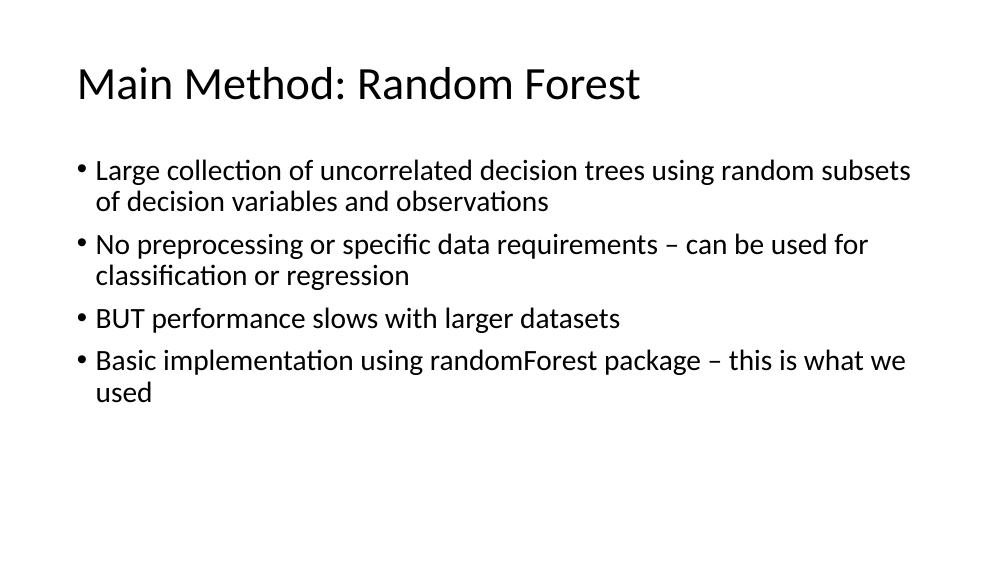
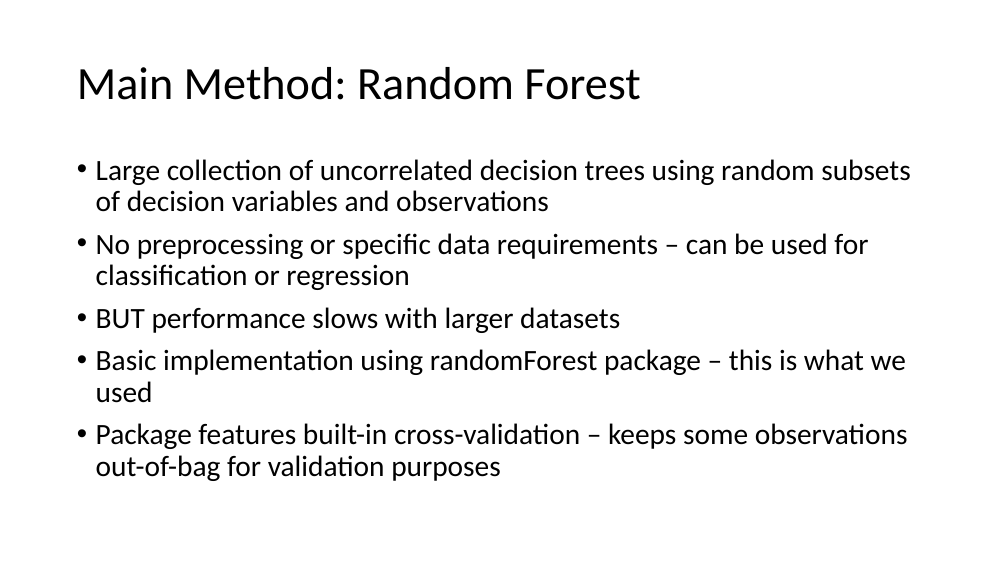
Before and after one commit to simrankota/comp4442_finalproject, a slide deck: slide 4 of skeleton_deck.pptx. Drawn at 1008x567 pixels with LibreOffice and Linux fonts; fonts in the diff are those of the drawing. Boxes give left, top, right and bottom in pixels: in the first picture for what was removed or moved away, otherwise in the second. Text is boxed around its words. In the diff, an @@ line names an element or a change of style, - is before the commit and + after.

Commit message:
Update skeleton_deck.pptx
added some text

```diff
--- a/skeleton_deck.pptx
+++ b/skeleton_deck.pptx
@@ text at (96, 423, 908, 481): paragraph added @@
+• Package features built-in cross-validation – keeps some observations out-of-bag for validation purposes
```
Also in this commit, not shown: 2 other slides changed.
